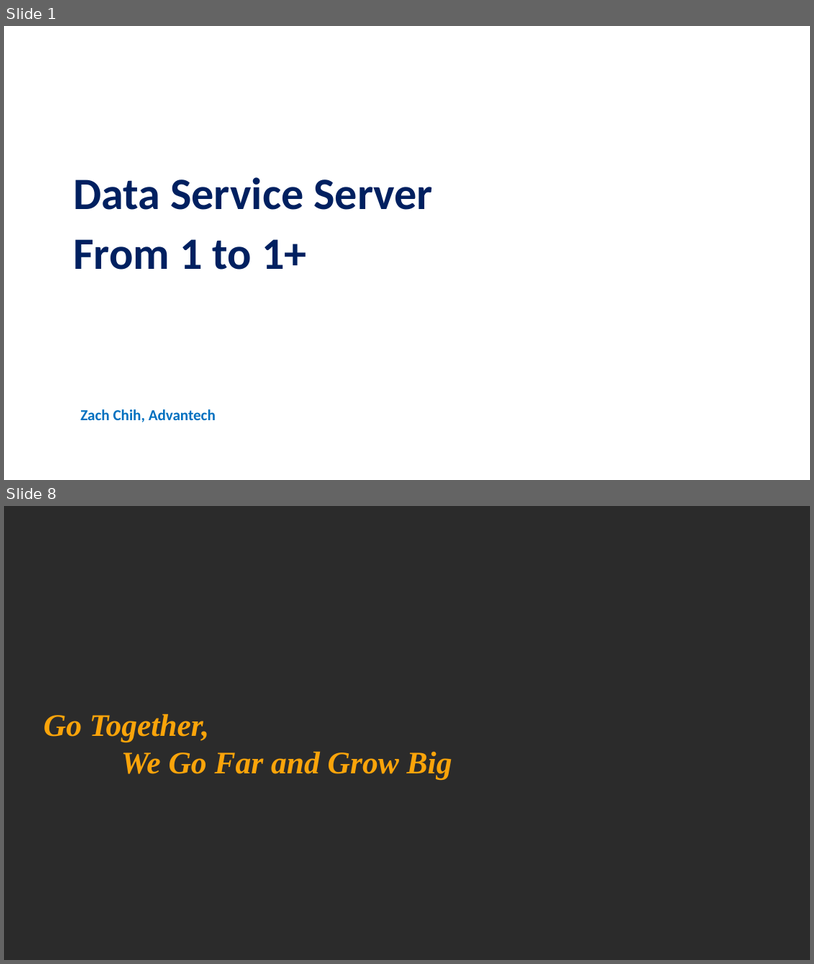
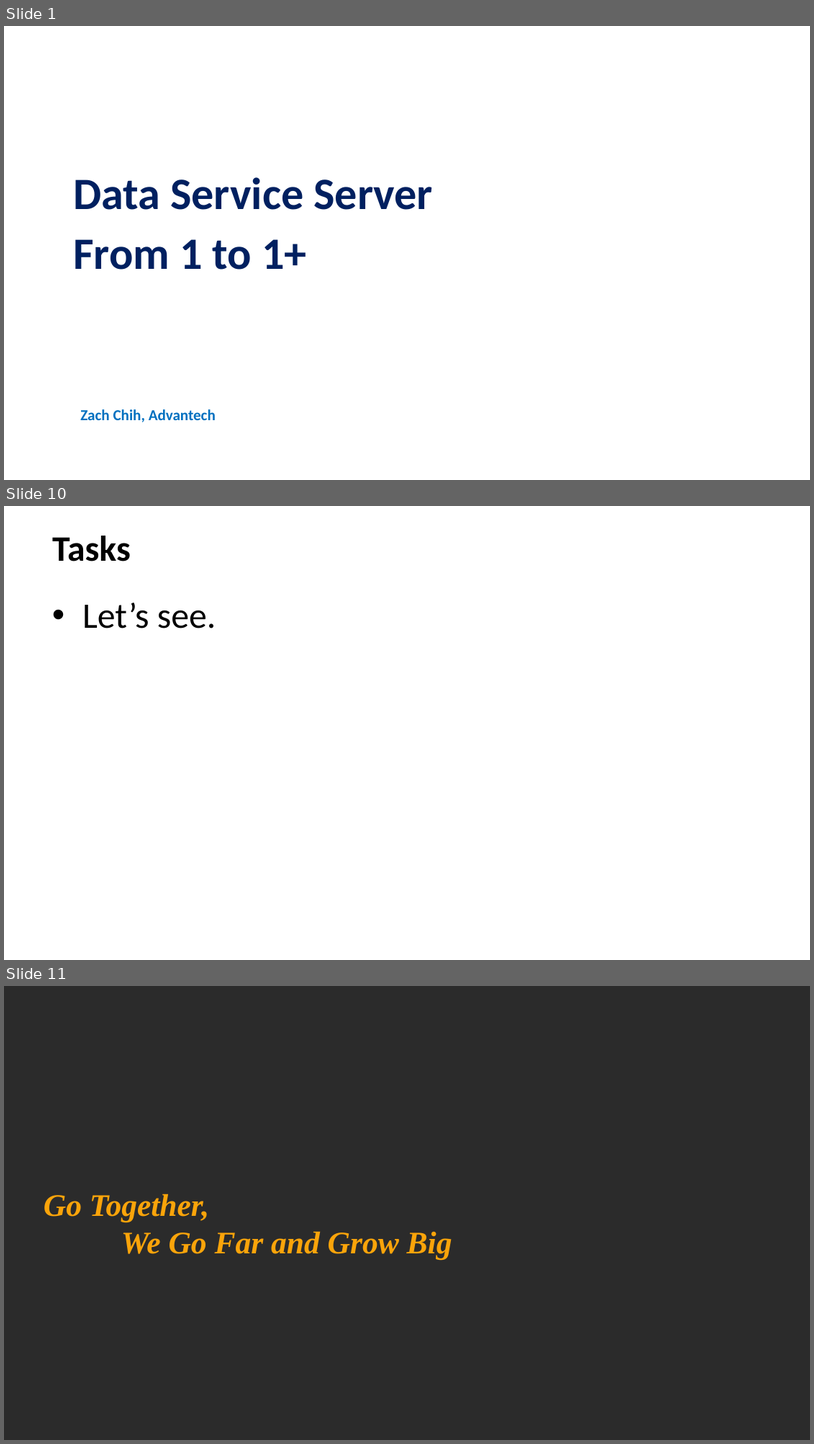
Before and after one commit to TsubasaEX/Tracks, a slide deck: ppt/Plan_For_DSS.ppt. Shown one above the other, each under a label of ours: slides 1 and 8 before the commit, slides 1, 10 and 11 after it; the slides between them are not shown. The pictures are 814x964 and 814x1444 pixels, drawn with LibreOffice and Linux fonts; fonts in the diff are those of the drawing; background and template pictures are left out; a plain dark background stands for a picture behind light text. Boxes give left, top, right and bottom in pixels: in the first picture for what was removed or moved away, otherwise in the second. Text is boxed around its words. In the diff, an @@ line names an element or a change of style, - is before the commit and + after.

```diff
--- a/ppt/Plan_For_DSS.ppt
+++ b/ppt/Plan_For_DSS.ppt
@@ slide 10 added at (4,506,810,960), background picture (left out) @@
@@ title added at (52,536,131,561), 32 pt, text #000000, bold @@
+Tasks
@@ text added at (82,602,216,628), 32 pt, text #000000 @@
+• Let’s see.
@@ what was slide 8 is now slide 11 @@
```
Also in this commit, not shown: 6 slides changed, 2 other slides added, 2 other files.
